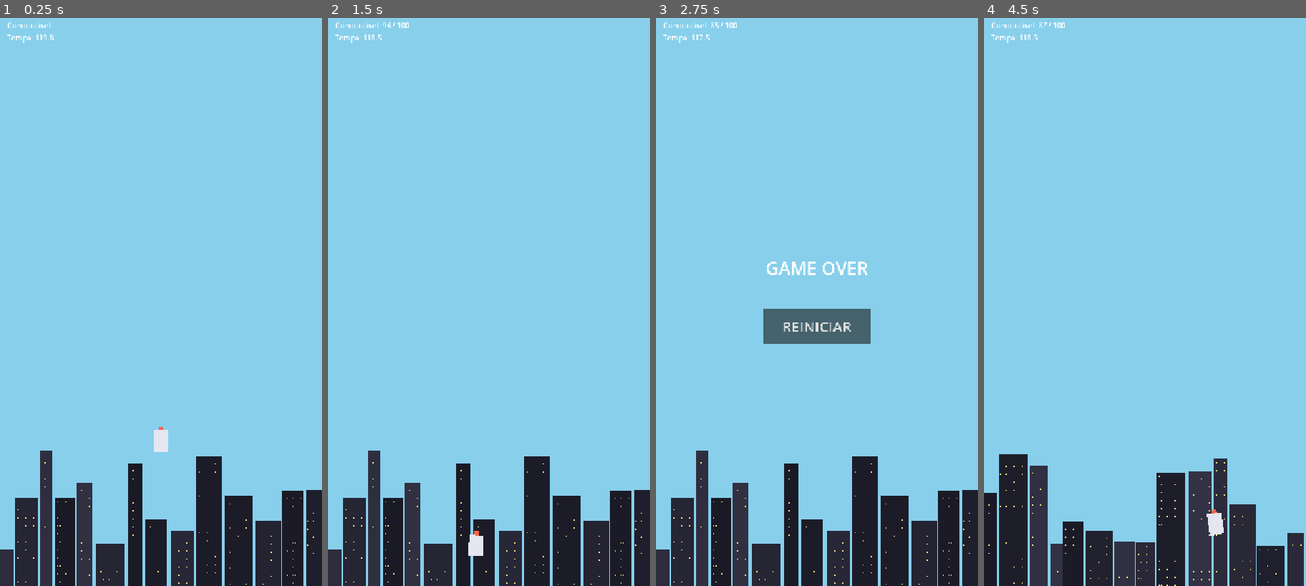
Above: before the commit, frames 1-4 (left to right).
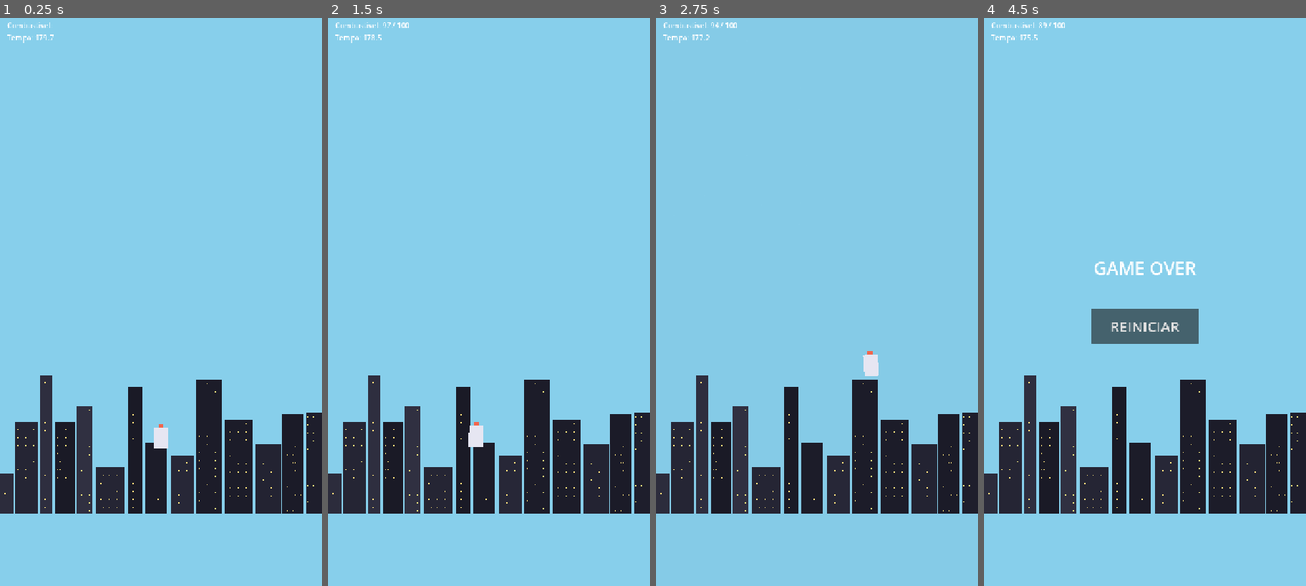
Above: after the commit, the same moments.

Repository: lucasevero/foguete-pra-lua
Game: Godot game, scene res://main.tscn
The game is run twice, just before and just after one commit, with the same random seed, the same clock (stepped at 60 frames per second) and the same inputs.
Inputs (mouse positions are in pixels of both pictures, inside the frame that each line leads up to):
- Up to frame 1 (0.25 s): no input
- Up to frame 2 (1.5 s): tap Enter at 0.5 s; move the mouse to (559, 273) at 0.52 s; click (559, 273) at 0.67 s; drag from (424, 330) to (472, 415) at 1.27 s
- Up to frame 3 (2.75 s): move the mouse to (849, 171) at 2.02 s; click (849, 171) at 2.17 s
- Up to frame 4 (4.5 s): click (1145, 324) at 2.75 s, where only the run before the commit has a clickable "REINICIAR"; drag from (1128, 415) to (1048, 211) at 3.52 s; move the mouse to (1241, 387) at 4.27 s; click (1241, 387) at 4.42 s

The runs differ from the first frame. In frame 1, 21% of the frame differs, in the area x 0-100%, y 2-100%; in frame 2, 21%; in frame 3, 24%; in frame 4, 24%, in the area x 0-100%, y 0-100%.

Commit message:
Start landed on solid ground, bigger phase, slower fuel burn
- Ground: StaticBody2D + WorldBoundaryShape2D at y=974 (main.tscn); rocket now
  starts landed and can't pass through the floor. Reset velocity.y when on floor
  so accumulated gravity doesn't block thrust liftoff.
- Phase length: moon_altitude_offset -5000 -> -10000; time_limit 120 -> 180s.
- Fuel: burn_rate 25 -> 10/s (was ~4s of thrust, now ~10s + pickups).
- Background ground_y -> 950 and moon_y -> -9050 to match the new coordinates.

Verified: imports clean, editor renders, web re-exported.

Co-Authored-By: Claude Opus 4.8 <noreply@anthropic.com>

Diff:
--- a/game_manager.gd
+++ b/game_manager.gd
@@ -2,8 +2,8 @@
 ## DONO: Dev D — orquestra o jogo. Único que conhece o "todo".
 ## Calcula altitude (Terra->Lua), tempo, e decide vitória/derrota.
 
-@export var moon_altitude_offset: float = -5000.0  # sobe = y negativo. Lua fica X px acima do início
-@export var time_limit: float = 120.0
+@export var moon_altitude_offset: float = -10000.0  # sobe = y negativo. Lua fica X px acima do início
+@export var time_limit: float = 180.0
 
 var player: Node2D
 var start_y: float = 0.0
--- a/main.tscn
+++ b/main.tscn
@@ -9,9 +9,17 @@
 [ext_resource type="PackedScene" path="res://ui.tscn" id="7"]
 [ext_resource type="Script" path="res://game_manager.gd" id="8"]
 
+[sub_resource type="WorldBoundaryShape2D" id="floor"]
+
 [node name="Main" type="Node2D"]
 
 [node name="Background" parent="." instance=ExtResource("1")]
+
+[node name="Ground" type="StaticBody2D" parent="."]
+position = Vector2(0, 974)
+
+[node name="GroundCollision" type="CollisionShape2D" parent="Ground"]
+shape = SubResource("floor")
 
 [node name="Player" parent="." instance=ExtResource("2")]
 position = Vector2(360, 950)
--- a/parallax_bg.gd
+++ b/parallax_bg.gd
@@ -11,8 +11,8 @@
 
 @export var earth_sky: Color = Color(0.53, 0.81, 0.92)
 @export var deep_space: Color = Color(0.02, 0.02, 0.08)
-@export var ground_y: float = 1120.0   # chão/cidade no início (casar com player start ~950)
-@export var moon_y: float = -4050.0    # deve casar com moon de game_manager
+@export var ground_y: float = 950.0    # chão/cidade no início (casar com player start ~950)
+@export var moon_y: float = -9050.0    # deve casar com moon de game_manager (start 950 + offset -10000)
 
 @onready var sky_rect: ColorRect = $SkyLayer/SkyRect
 @onready var stars: Parallax2D = $Stars
--- a/player.gd
+++ b/player.gd
@@ -18,7 +18,7 @@
 @export var angular_drag: float = 2.0       # amortece rotação
 @export var linear_drag: float = 0.4        # arrasto lateral
 @export var max_fuel: float = 100.0
-@export var fuel_burn_rate: float = 25.0    # combustível/s enquanto empurra
+@export var fuel_burn_rate: float = 10.0    # combustível/s enquanto empurra
 
 var fuel: float
 var angular_velocity: float = 0.0
@@ -59,6 +59,10 @@
 
 	move_and_slide()
 
+	# no chão: não deixa a gravidade acumular (senão o empuxo não levanta)
+	if is_on_floor() and velocity.y > 0.0:
+		velocity.y = 0.0
+
 func _on_fuel_collected(amount: float) -> void:
 	fuel = minf(max_fuel, fuel + amount)
 	GameEvents.fuel_changed.emit(fuel, max_fuel)
Not shown: 1 places in main.tscn that only renumber resources
Not shown, changed: .claude/devlog/integration.md
Not shown, changed: .claude/devlog/physics.md
